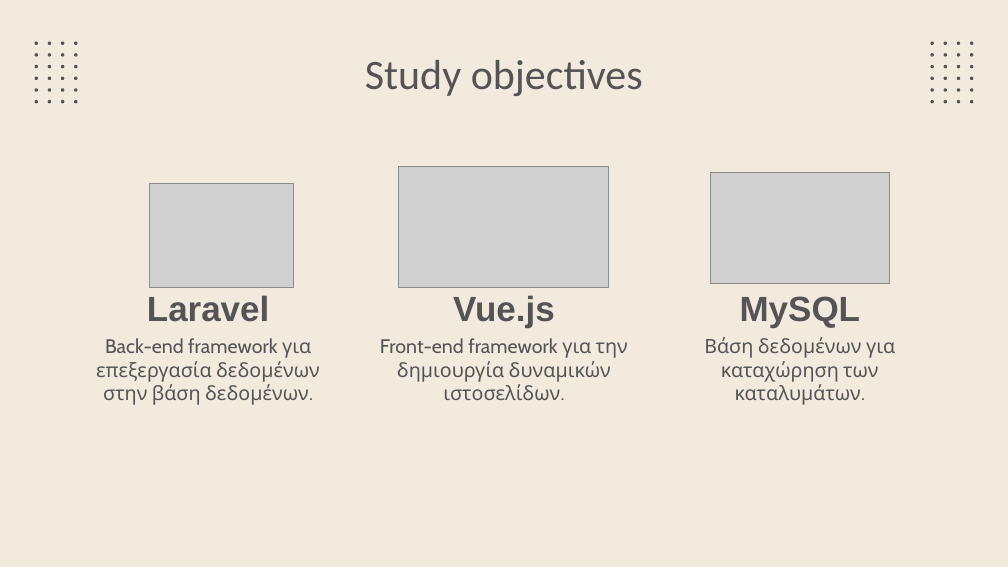
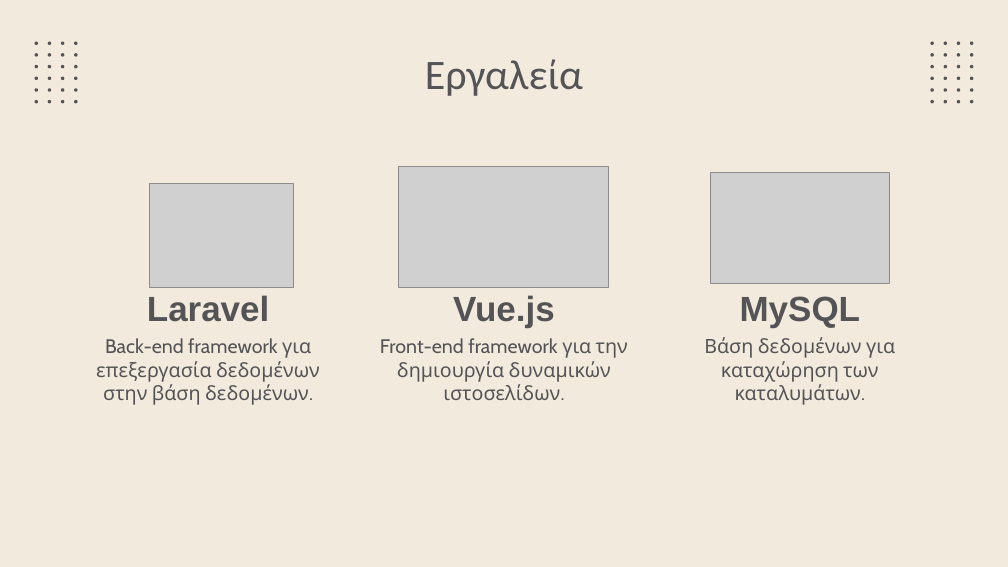
Before and after one commit to Button99/Rental-Accommodation, a slide deck: slide 6 of Thesis PowerPoint.pptx (slide 5 before the commit). Drawn at 1008x567 pixels with LibreOffice and Linux fonts; fonts in the diff are those of the drawing; grey boxes stand for pictures. Boxes give left, top, right and bottom in pixels: in the first picture for what was removed or moved away, otherwise in the second. Text is boxed around its words. In the diff, an @@ line names an element or a change of style, - is before the commit and + after.

```diff
--- a/Thesis PowerPoint.pptx
+++ b/Thesis PowerPoint.pptx
@@ title at [425, 59, 583, 96]: text changed @@
-Study objectives
+Εργαλεία
```
Also in this commit, not shown: 1 other slide changed, 1 slide added.
